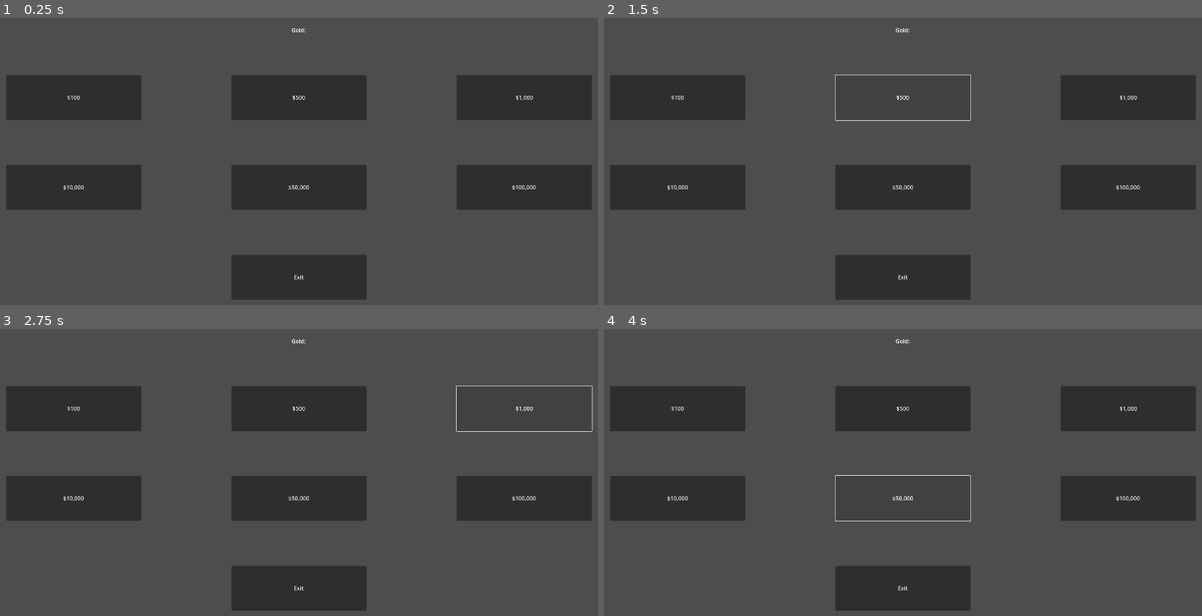
Above: before the commit, frames 1-4 (two rows, left to right).
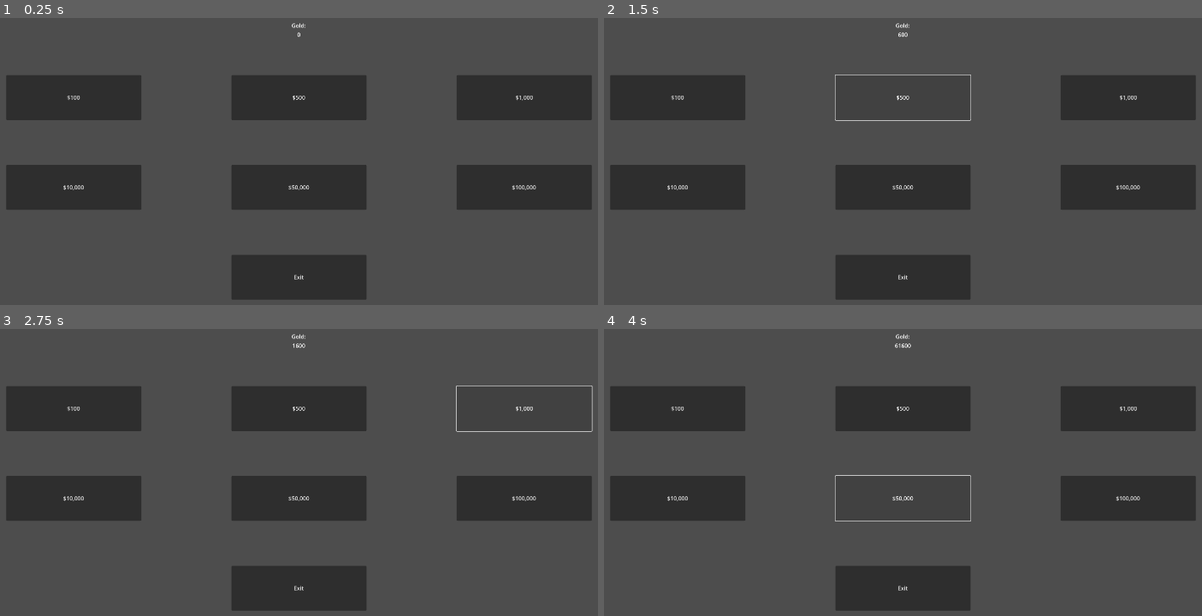
Above: after the commit, the same moments.

Repository: Mohit-Pala/Santa-Survivors
Game: Godot game, scene res://Game/Scenes/Ui/Cheat Menu.tscn
The game is run twice, just before and just after one commit, with the same random seed, the same clock (stepped at 60 frames per second) and the same inputs. This scene is started directly instead of the project's main scene.
Inputs:
- Up to frame 1 (0.25 s): no input
- Up to frame 2 (1.5 s): click "$100" at 0.5 s; click "$500" at 1.25 s
- Up to frame 3 (2.75 s): click "$1,000" at 2 s
- Up to frame 4 (4 s): click "$10,000" at 2.75 s; click "$50,000" at 3.5 s

The runs differ from the first frame. In frame 1, less than 0.1% of the frame differs, in the area x 48-52%, y 1-7%; in frame 2, less than 0.1%; in frame 3, less than 0.1%; in frame 4, less than 0.1%.

Commit message:
finished cheat menu

Diff:
--- a/Game/Scenes/Ui/Cheat Menu.tscn
+++ b/Game/Scenes/Ui/Cheat Menu.tscn
@@ -76,3 +76,11 @@
 offset_right = 1152.0
 offset_bottom = 1024.0
 text = "Exit"
+
+[connection signal="pressed" from="Hundred" to="." method="_on_hundred_pressed"]
+[connection signal="pressed" from="Five Hundred" to="." method="_on_five_hundred_pressed"]
+[connection signal="pressed" from="Thousand" to="." method="_on_thousand_pressed"]
+[connection signal="pressed" from="Ten Thousand" to="." method="_on_ten_thousand_pressed"]
+[connection signal="pressed" from="Fifty Thousand" to="." method="_on_fifty_thousand_pressed"]
+[connection signal="pressed" from="Hundred Thousand" to="." method="_on_hundred_thousand_pressed"]
+[connection signal="pressed" from="Exit" to="." method="_on_exit_pressed"]
--- a/Game/Scripts/Global Variables/gold.gd
+++ b/Game/Scripts/Global Variables/gold.gd
@@ -5,5 +5,8 @@
 func reduceGold(amount):
 	gold -= amount
 
+func addGold(amount):
+	gold += amount
+
 func changeGold(amount):
 	gold = amount
--- a/Game/Scripts/Ui/Cheat Menu.gd
+++ b/Game/Scripts/Ui/Cheat Menu.gd
@@ -1,6 +1,36 @@
 extends Control
-
 
 # Called when the node enters the scene tree for the first time.
 func _ready():
-	pass # Replace with function body.
+	updateGold()
+
+func updateGold():
+	$"Gold label".text = "Gold:\n" + str(Gold.gold)
+
+func _on_hundred_pressed():
+	Gold.addGold(100)
+	updateGold()
+
+func _on_five_hundred_pressed():
+	Gold.addGold(500)
+	updateGold()
+
+func _on_thousand_pressed():
+	Gold.addGold(1000)
+	updateGold()
+
+func _on_ten_thousand_pressed():
+	Gold.addGold(10000)
+	updateGold()
+
+func _on_fifty_thousand_pressed():
+	Gold.addGold(50000)
+	updateGold()
+
+func _on_hundred_thousand_pressed():
+	Gold.addGold(100000)
+	updateGold()
+
+
+func _on_exit_pressed():
+	get_tree().change_scene_to_file("res://Game/Scenes/Ui/Main Menu.tscn")
